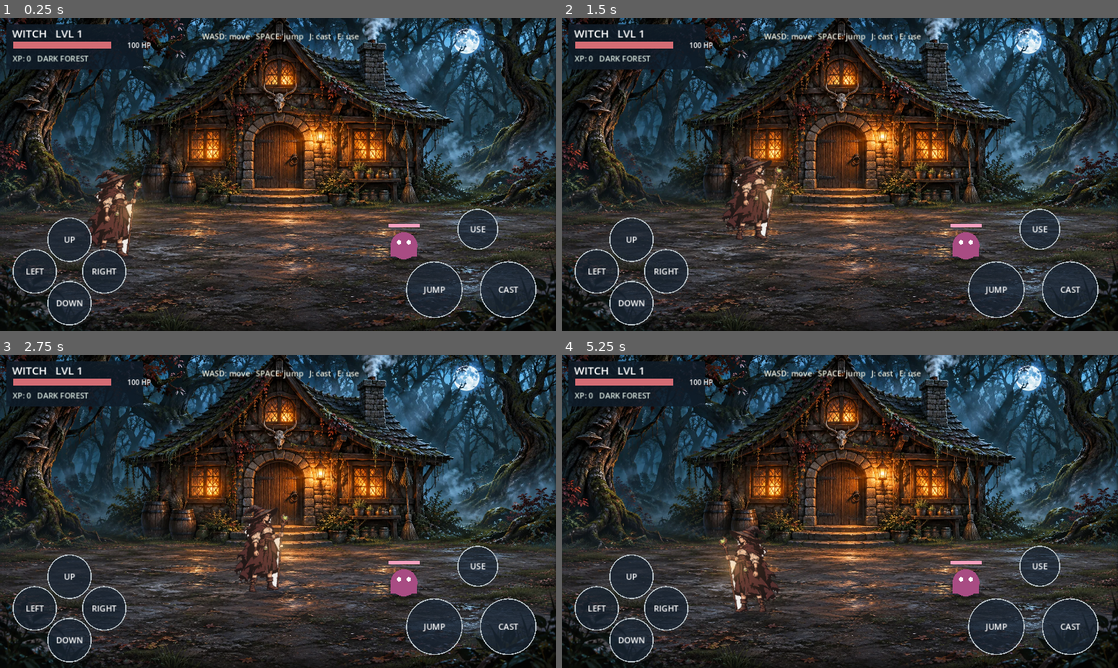
Above: before the commit, frames 1-4 (two rows, left to right).
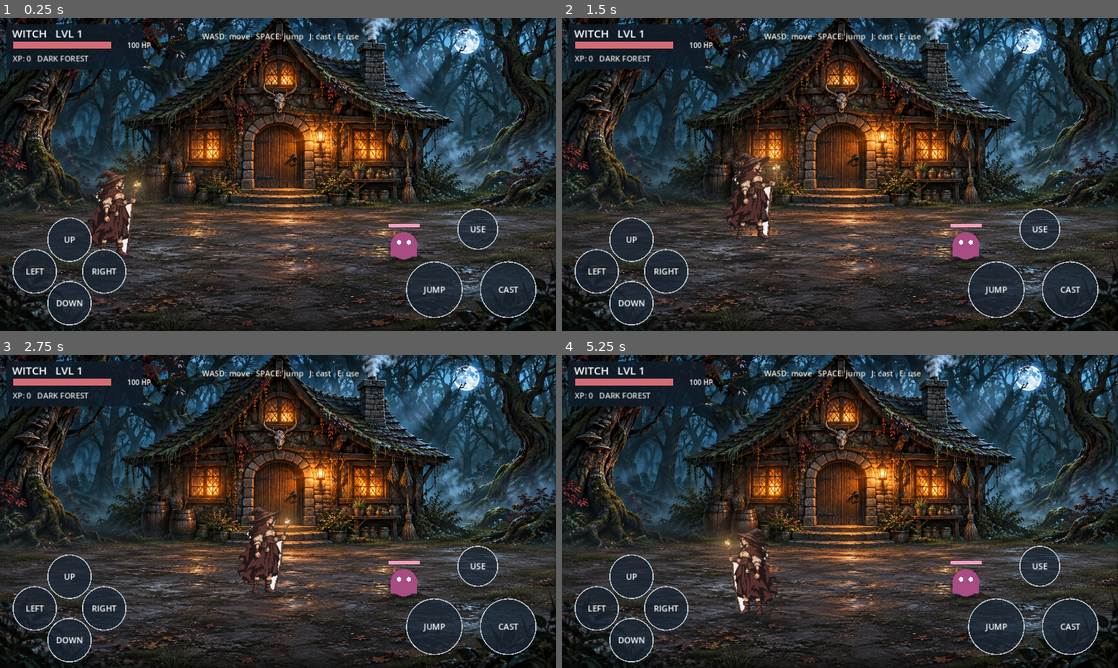
Above: after the commit, the same moments.

Repository: ZakharMig/Witch-game
Game: Godot game, scene res://main.tscn
The game is run twice, just before and just after one commit, with the same random seed, the same clock (stepped at 60 frames per second) and the same inputs.
Inputs (mouse positions are in pixels of both pictures, inside the frame that each line leads up to):
- Up to frame 1 (0.25 s): no input
- Up to frame 2 (1.5 s): move the mouse to (962, 158) at 0.52 s; hold D 0.53-1.25 s; hold E 0.53-1.25 s; click (962, 158) at 0.67 s; tap Space at 0.77 s; drag from (728, 190) to (812, 237) at 1.27 s
- Up to frame 3 (2.75 s): move the mouse to (333, 442) at 2.02 s; hold D from 2.03 s (still down); hold E from 2.03 s (still down)
- Up to frame 4 (5.25 s): release D at 2.75 s; release E at 2.75 s; drag from (812, 574) to (673, 464) at 2.77 s; move the mouse to (1006, 558) at 3.52 s; hold A 3.53-4.25 s; hold E 3.53-4.25 s; tap Space at 3.77 s; drag from (673, 464) to (756, 433) at 4.27 s; move the mouse to (867, 511) at 5.02 s; hold S from 5.03 s (still down); hold E from 5.03 s (still down); click (867, 511) at 5.17 s

The runs differ from the first frame. In frame 1, 0.9% of the frame differs, in the area x 15-27%, y 48-77%; in frame 2, 1.2%; in frame 3, 1.3%; in frame 4, 1.4%, in the area x 27-40%, y 54-84%.

Commit message:
Witch Game 0.7: preserve original witch and add 18 cached pose frames

Diff:
--- a/game.gd
+++ b/game.gd
@@ -1,8 +1,7 @@
 extends Node2D
 
-# Witch Game v0.6 — illustrated forest and witch cottage (Godot 4 / Xogot).
-# The witch sprite is original SVG vector artwork and can later be swapped
-# for hand-drawn frame animations.
+# Witch Game v0.7 — original-witch raster keyframes (Godot 4 / Xogot).
+# Preserve the existing witch.png silhouette and colours while animating poses.
 const VIEW_W := 1280.0
 const VIEW_H := 720.0
 const MIN_X := 65.0
@@ -41,13 +40,134 @@
 var use_was_down := false
 var jump_was_down := false
 var anim_state := "idle"
+var anim_clock := 0.0
+var cast_anim_timer := 0.0
+var idle_frames: Array[Texture2D] = []
+var walk_frames: Array[Texture2D] = []
+var jump_frames: Array[Texture2D] = []
+var cast_frames: Array[Texture2D] = []
 var door_pos := Vector2(633, 472)
 var exit_pos := Vector2(640, 487)
 var enter_spawn := Vector2(640, 535)
 var exit_spawn := Vector2(640, 550)
 
 func _ready() -> void:
+    _build_animation_frames()
     queue_redraw()
+
+func _build_animation_frames() -> void:
+    # Build a lightweight frame atlas once, from the SAME original witch image.
+    # This is a first pose-based sprite animation pass, not hand-painted redraws.
+    var source := WITCH_TEXTURE.get_image()
+    source.convert(Image.FORMAT_RGBA8)
+    for i in range(4):
+        idle_frames.append(_make_pose(source, "idle", i, 4))
+    for i in range(6):
+        walk_frames.append(_make_pose(source, "walk", i, 6))
+    for i in range(4):
+        jump_frames.append(_make_pose(source, "jump", i, 4))
+    for i in range(4):
+        cast_frames.append(_make_pose(source, "cast", i, 4))
+
+func _make_pose(source: Image, state: String, index: int, count: int) -> Texture2D:
+    # Small independent shifts for head, cloak, boots, body and staff.
+    # Each pose is stored as its own raster texture and played by frame index.
+    var phase := TAU * float(index) / float(count)
+    var step := sin(phase)
+    var side := cos(phase)
+    var head_shift := 0.0
+    var cape_shift := 0.0
+    var left_leg_shift := 0.0
+    var right_leg_shift := 0.0
+    var staff_shift := 0.0
+    var body_shift := 0.0
+    match state:
+        "idle":
+            head_shift = side * 0.8
+            cape_shift = step * 1.8 + side * 0.8
+            staff_shift = step * 1.2
+            body_shift = side * 1.0
+        "walk":
+            head_shift = step * 1.2 + side * 0.8
+            cape_shift = step * 4.0 + side * 1.5
+            left_leg_shift = step * 5.0 + side * 1.3
+            right_leg_shift = -step * 5.0 + side * 1.3
+            staff_shift = -step * 1.8
+            body_shift = -absf(side) * 2.0
+        "jump":
+            match index:
+                0:
+                    left_leg_shift = -2.0
+                    right_leg_shift = 2.0
+                    cape_shift = -3.0
+                    body_shift = -2.0
+                1:
+                    left_leg_shift = 5.0
+                    right_leg_shift = -5.0
+                    cape_shift = -6.0
+                    body_shift = -3.0
+                    staff_shift = 2.0
+                2:
+                    left_leg_shift = -4.0
+                    right_leg_shift = 5.0
+                    cape_shift = 6.0
+                    staff_shift = 3.0
+                3:
+                    left_leg_shift = -2.0
+                    right_leg_shift = 2.0
+                    cape_shift = 2.0
+                    body_shift = 2.0
+        "cast":
+            match index:
+                0:
+                    staff_shift = -3.0
+                    cape_shift = -2.0
+                    head_shift = -1.0
+                1:
+                    staff_shift = 4.0
+                    cape_shift = 3.0
+                    head_shift = 1.0
+                2:
+                    staff_shift = 6.0
+                    cape_shift = 5.0
+                    head_shift = 1.5
+                3:
+                    staff_shift = 1.0
+                    cape_shift = 1.0
+
+    var w := source.get_width()
+    var h := source.get_height()
+    var pose := Image.create(w, h, false, Image.FORMAT_RGBA8)
+    pose.fill(Color.TRANSPARENT)
+    for y in range(h):
+        for x in range(w):
+            var fx := float(x)
+            var fy := float(y)
+            var shift_x := 0.0
+            var shift_y := 0.0
+            # The original 90x154 image has a hat/head above y=60.
+            if y < 62:
+                shift_x += head_shift * clampf((68.0 - fy) / 45.0, 0.0, 1.0)
+            # Loose cape occupies the left-hand part of the sprite.
+            if y > 55 and x < 48:
+                shift_x += cape_shift * clampf((48.0 - fx) / 42.0, 0.0, 1.0) * clampf((fy - 55.0) / 70.0, 0.0, 1.0)
+            # Opposing foot motion creates a visible walk cycle.
+            if y > 101:
+                var leg_weight := clampf((fy - 101.0) / 48.0, 0.0, 1.0)
+                if x < 47:
+                    shift_x += left_leg_shift * leg_weight
+                else:
+                    shift_x += right_leg_shift * leg_weight
+            # The staff sits at the right edge of the original PNG.
+            if x > 64 and y < 138:
+                shift_x += staff_shift * clampf((fx - 64.0) / 24.0, 0.0, 1.0)
+            if y > 52 and y < 114:
+                shift_y += body_shift * (1.0 - absf(fy - 83.0) / 31.0)
+            var src_x := x - roundi(shift_x)
+            var src_y := y - roundi(shift_y)
+            if src_x >= 0 and src_x < w and src_y >= 0 and src_y < h:
+                pose.set_pixel(x, y, source.get_pixel(src_x, src_y))
+    return ImageTexture.create_from_image(pose)
 
 func _process(delta: float) -> void:
     elapsed += delta
@@ -74,7 +194,6 @@
     if jump_height <= 0.0 and jumping and not jump_was_down:
         jump_velocity = JUMP_SPEED
     jump_was_down = jumping
-    anim_state = "jump" if jump_height > 0.0 or jump_velocity > 0.0 else ("walk" if moving else "idle")
     if jump_height > 0.0 or jump_velocity > 0.0:
         jump_height += jump_velocity * delta
         jump_velocity -= GRAVITY * delta
@@ -90,6 +209,7 @@
     use_was_down = using
     cast_cooldown = maxf(0.0, cast_cooldown - delta)
     cast_flash = maxf(0.0, cast_flash - delta)
+    cast_anim_timer = maxf(0.0, cast_anim_timer - delta)
     if (Input.is_key_pressed(KEY_J) or _has_control("cast")) and cast_cooldown <= 0.0:
         _cast()
 
@@ -109,11 +229,18 @@
         if float(spell["x"]) < -30.0 or float(spell["x"]) > VIEW_W + 30.0:
             spells.remove_at(i)
 
+    var next_state := "cast" if cast_anim_timer > 0.0 else ("jump" if jump_height > 0.0 or jump_velocity > 0.0 else ("walk" if moving else "idle"))
+    if next_state != anim_state:
+        anim_state = next_state
+        anim_clock = 0.0
+    else:
+        anim_clock += delta
     queue_redraw()
 
 func _cast() -> void:
     cast_cooldown = 0.40
     cast_flash = 0.2
+    cast_anim_timer = 0.36
     spells.append({"x": witch_position.x + facing * 42.0, "depth": witch_position.y, "dir": facing, "altitude": jump_height})
 
 func _has_control(control: String) -> bool:
@@ -194,36 +321,42 @@
     _draw_button(Vector2(1100, 486), "USE", "use", 46)
 
 func _draw_witch() -> void:
-    # Shadow stays on ground when the character jumps.
+    # The ground shadow remains anchored during jumps.
     draw_ground_ellipse(witch_position + Vector2(0, 2), 46, 12, Color(0.07, 0.08, 0.11, 0.42))
-    # Procedural animation of the existing artwork: idle, walk, jump.
-    var bob := 0.0
-    var tilt := 0.0
-    var sx := 1.0
-    var sy := 1.0
-    if anim_state == "idle":
-        bob = sin(elapsed * 2.5) * 2.0
-        tilt = sin(elapsed * 1.8) * 0.016
-        sy = 1.0 + sin(elapsed * 2.5) * 0.012
-    elif anim_state == "walk":
-        bob = -absf(sin(elapsed * 11.0)) * 6.0
-        tilt = sin(elapsed * 11.0) * 0.045
-        sx = 1.0 + sin(elapsed * 11.0) * 0.02
-    else:
-        sy = 1.07 if jump_velocity > 0.0 else 0.96
-        sx = 0.96 if jump_velocity > 0.0 else 1.04
-        tilt = -0.04 if jump_velocity > 0.0 else 0.025
-    var sprite_size := Vector2(134, 201)
-    var screen_pos := witch_position + Vector2(0, -jump_height + bob)
-    draw_set_transform(screen_pos, tilt, Vector2(float(facing) * sx, sy))
-    draw_texture_rect(WITCH_TEXTURE, Rect2(-sprite_size.x / 2.0, -sprite_size.y, sprite_size.x, sprite_size.y), false)
+    var frame_texture: Texture2D = WITCH_TEXTURE
+    var pose_index := 0
+    match anim_state:
+        "idle":
+            pose_index = int(anim_clock / 0.26) % idle_frames.size()
+            frame_texture = idle_frames[pose_index]
+        "walk":
+            pose_index = int(anim_clock / 0.085) % walk_frames.size()
+            frame_texture = walk_frames[pose_index]
+        "jump":
+            if jump_velocity > 190.0:
+                pose_index = 1
+            elif jump_velocity < -190.0:
+                pose_index = 2
+            else:
+                pose_index = 3
+            frame_texture = jump_frames[pose_index]
+        "cast":
+            pose_index = clampi(int((0.36 - cast_anim_timer) / 0.09), 0, cast_frames.size() - 1)
+            frame_texture = cast_frames[pose_index]
+    var screen_pos := witch_position + Vector2(0.0, -jump_height)
+    var sprite_size := Vector2(134.0, 201.0)
+    draw_set_transform(screen_pos, 0.0, Vector2(float(facing), 1.0))
+    draw_texture_rect(frame_texture, Rect2(-sprite_size.x / 2.0, -sprite_size.y, sprite_size.x, sprite_size.y), false)
     draw_set_transform(Vector2.ZERO)
-    var light_pos := screen_pos + Vector2(float(facing) * 41.0, -105.0)
-    var light_radius := 96.0 + sin(elapsed * 4.2) * 5.0
+    var orb_offset := Vector2(float(facing) * 52.0, -165.0)
+    if anim_state == "cast":
+        orb_offset += Vector2(float(facing) * 5.0, -2.0)
+    var light_pos := screen_pos + orb_offset
+    var light_radius := 92.0 + sin(elapsed * 4.2) * 4.0
     draw_texture_rect(STAFF_GLOW, Rect2(light_pos - Vector2.ONE * light_radius, Vector2.ONE * light_radius * 2.0), false)
     draw_circle(light_pos, 3.0, Color("#ffdbaa"))
     if cast_flash > 0.0:
-        draw_arc(screen_pos + Vector2(facing * 44, -91), 28.0, 0, TAU, 30, Color("#afff91"), 5.0)
+        draw_arc(light_pos, 22.0, 0, TAU, 30, Color("#afff91"), 4.0)
 
 func draw_ground_ellipse(center: Vector2, rx: float, ry: float, color: Color) -> void:
     draw_set_transform(center, 0, Vector2(rx / ry, 1.0))
